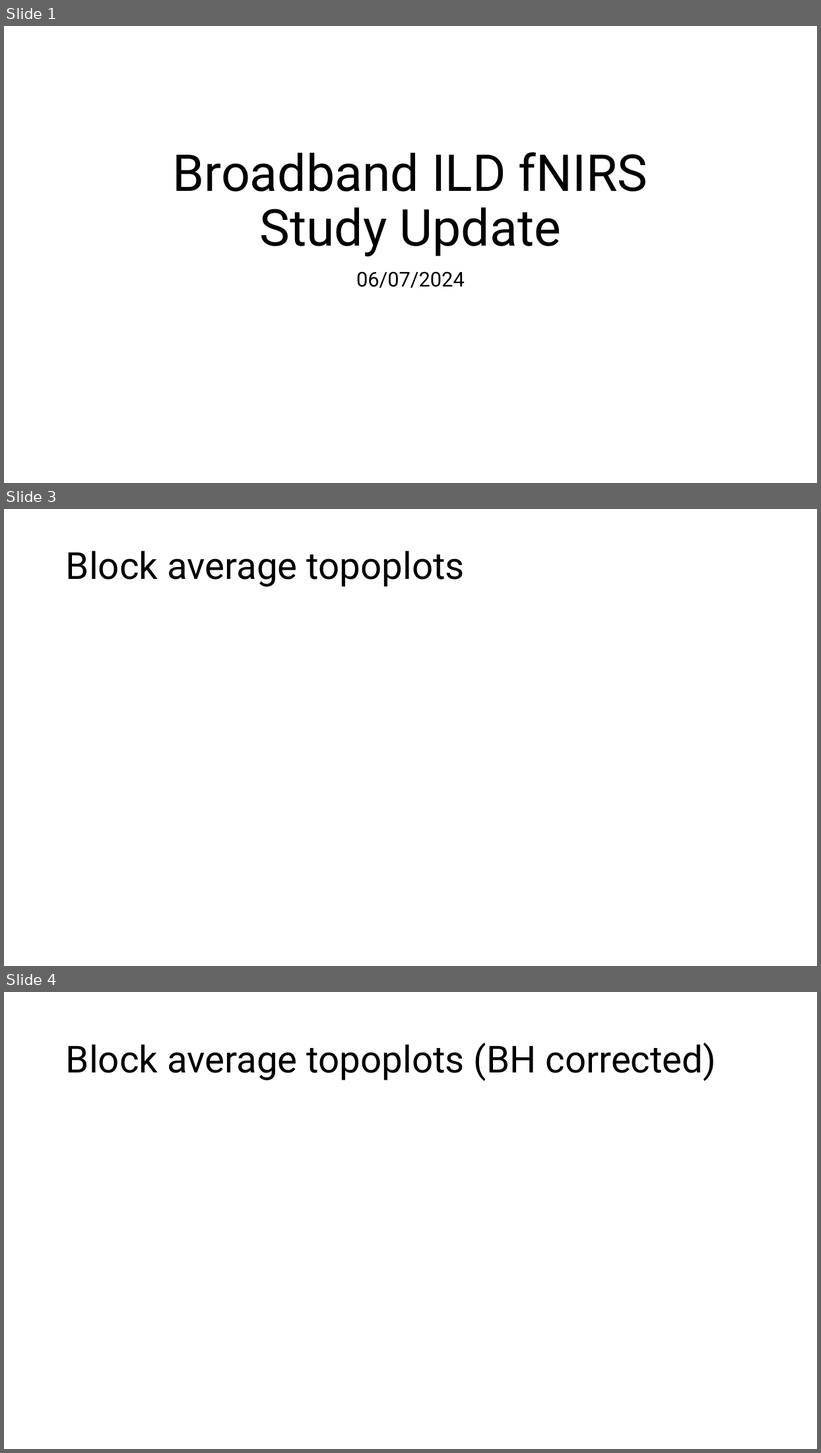
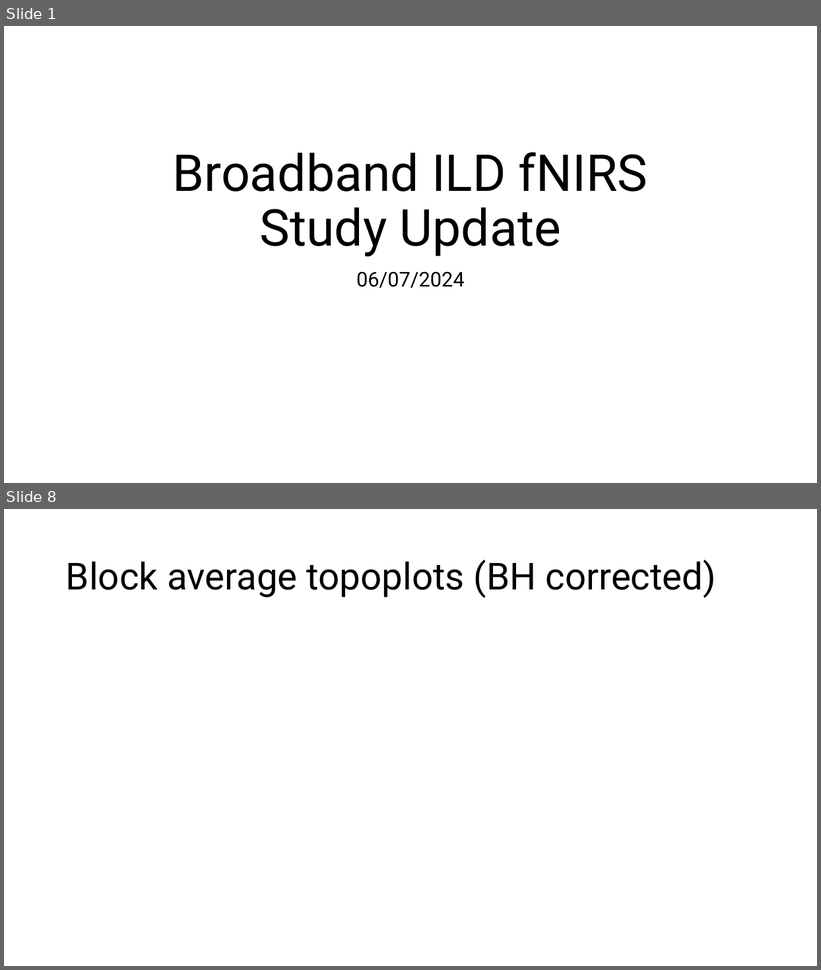
Before and after one commit to brichard28/Broadband-ILD-fNIRS, a slide deck: SRM-NIRS-EEG Update 6-7-2024.pptx. Shown one above the other, each under a label of ours: slides 1, 3 and 4 before the commit, slides 1 and 8 after it; the slides between them are not shown. The pictures are 821x1453 and 821x970 pixels, drawn with LibreOffice and Linux fonts; fonts in the diff are those of the drawing. Boxes give left, top, right and bottom in pixels: in the first picture for what was removed or moved away, otherwise in the second. Text is boxed around its words. In the diff, an @@ line names an element or a change of style, - is before the commit and + after.

Commit message:
plotting block averages the right way

```diff
--- a/SRM-NIRS-EEG Update 6-7-2024.pptx
+++ b/SRM-NIRS-EEG Update 6-7-2024.pptx
@@ slide 3 removed at (4,509,817,966), background #FFFFFF @@
@@ title removed at (66,551,465,587) @@
-Block average topoplots
@@ what was slide 4 is now slide 8 @@
```
Also in this commit, not shown: 4 slides changed, 5 slides added, 2 other files.
